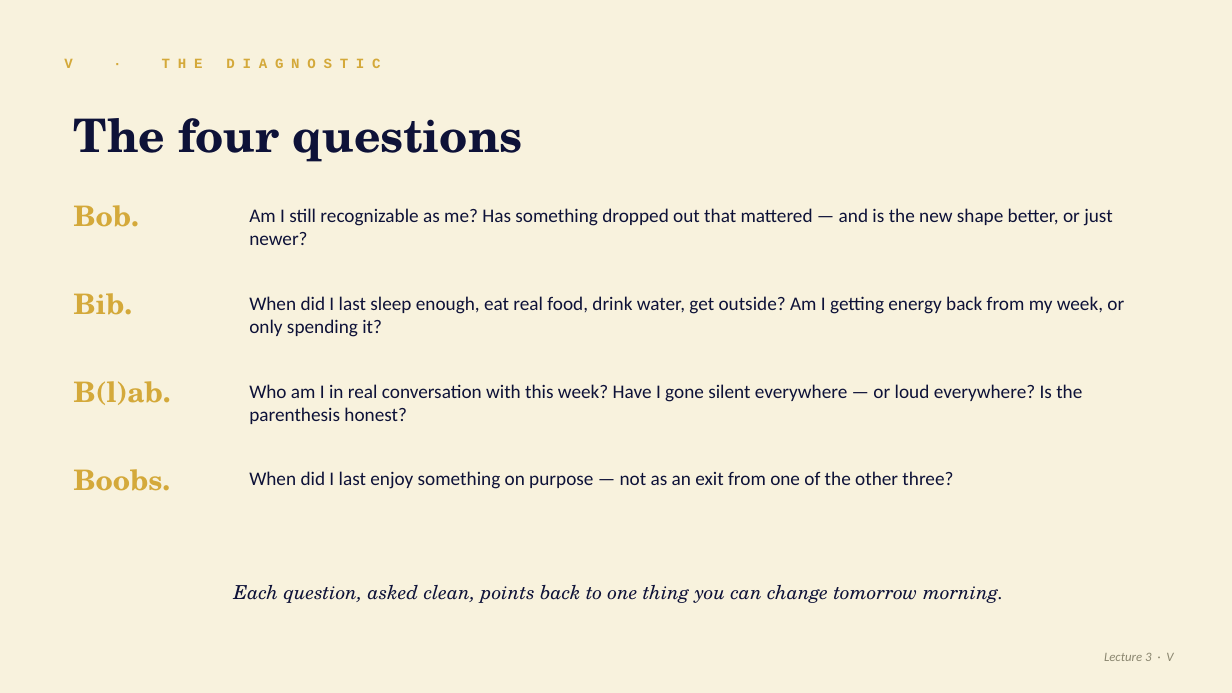
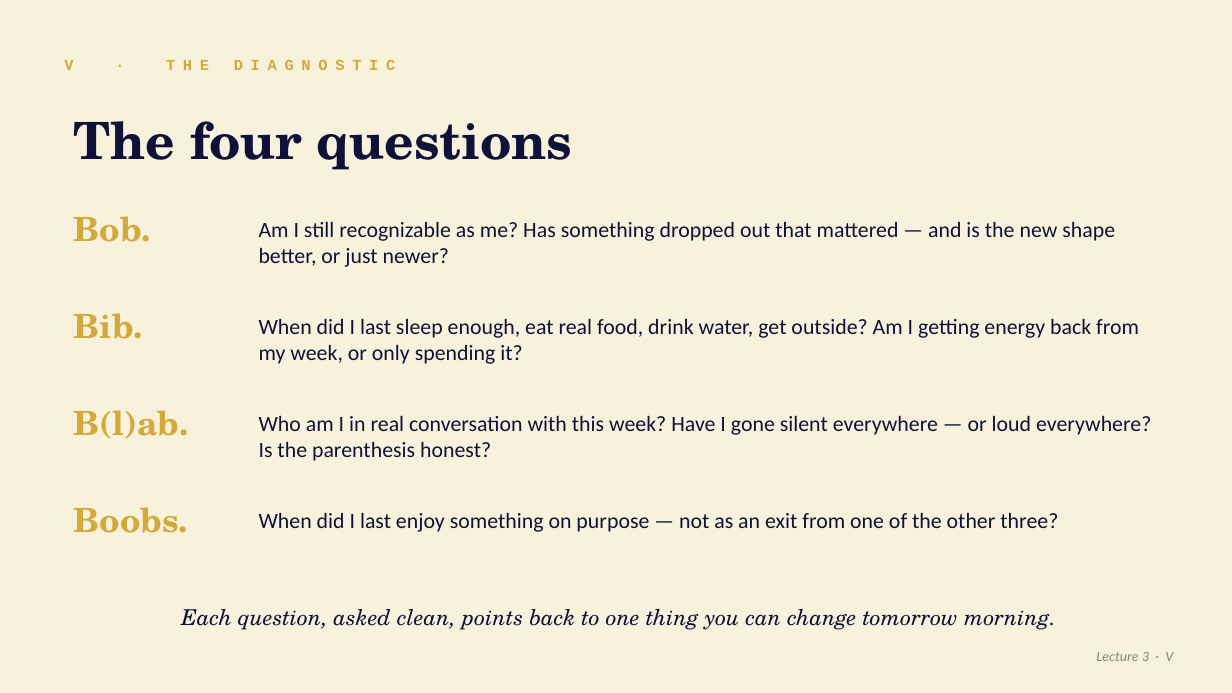
Before and after one commit to DerekSleepfield/webs-aight, a slide deck: slide 17 of assets/the-4b-framework.pptx. Drawn at 1232x693 pixels with LibreOffice and Linux fonts; fonts in the diff are those of the drawing. Boxes give left, top, right and bottom in pixels: in the first picture for what was removed or moved away, otherwise in the second. Text is boxed around its words. In the diff, an @@ line names an element or a change of style, - is before the commit and + after.

```diff
--- a/assets/the-4b-framework.pptx
+++ b/assets/the-4b-framework.pptx
@@ text "V · THE DIAGNOSTIC" at (64,60,176,160): size 11 to 12 pt @@
@@ text "The four questions" at (190,121,572,170): size 36 to 40 pt @@
@@ text "Bob.": place and size @@
-text "Bob." at (74,205,139,227)
+text "Bob." at (74,216,151,242)
@@ text "Am I still recognizable as ...": place and size @@
-text "Am I still recognizable as ..." at (249,208,1112,245)
+text "Am I still recognizable as ..." at (259,222,1115,267)
@@ text "Bib.": place and size @@
-text "Bib." at (74,293,132,315)
+text "Bib." at (74,313,143,339)
@@ text "When did I last sleep ...": place and size @@
-text "When did I last sleep ..." at (249,296,1124,337)
+text "When did I last sleep ..." at (259,319,1139,364)
@@ text "B(l)ab.": place and size @@
-text "B(l)ab." at (74,381,171,405)
+text "B(l)ab." at (74,410,189,439)
@@ text "Who am I in real ...": place and size @@
-text "Who am I in real ..." at (249,384,1082,424)
+text "Who am I in real ..." at (259,416,1151,461)
@@ size 22 to 26 pt in 4 elements at (74,216,151,242), (74,313,143,339), (74,410,189,439), (74,507,188,533) @@
@@ text "Boobs.": place and size @@
-text "Boobs." at (74,469,171,491)
+text "Boobs." at (74,507,188,533)
@@ size 15 to 17 pt in 5 elements at (259,222,1115,267), (181,609,1056,630), (259,319,1139,364), (259,416,1151,461), (259,513,1058,532) @@
@@ text "When did I last enjoy ...": place and size @@
-text "When did I last enjoy ..." at (249,471,953,489)
+text "When did I last enjoy ..." at (259,513,1058,532)
@@ text "Each question, asked clean, points ...": place and size @@
-text "Each question, asked clean, points ..." at (234,585,1004,603)
+text "Each question, asked clean, points ..." at (181,609,1056,630)
@@ text "Lecture 3 · V" at (1096,652,1173,661): size 10 to 11 pt @@
```
Also in this commit, not shown: 17 other slides changed, 1 other file.
